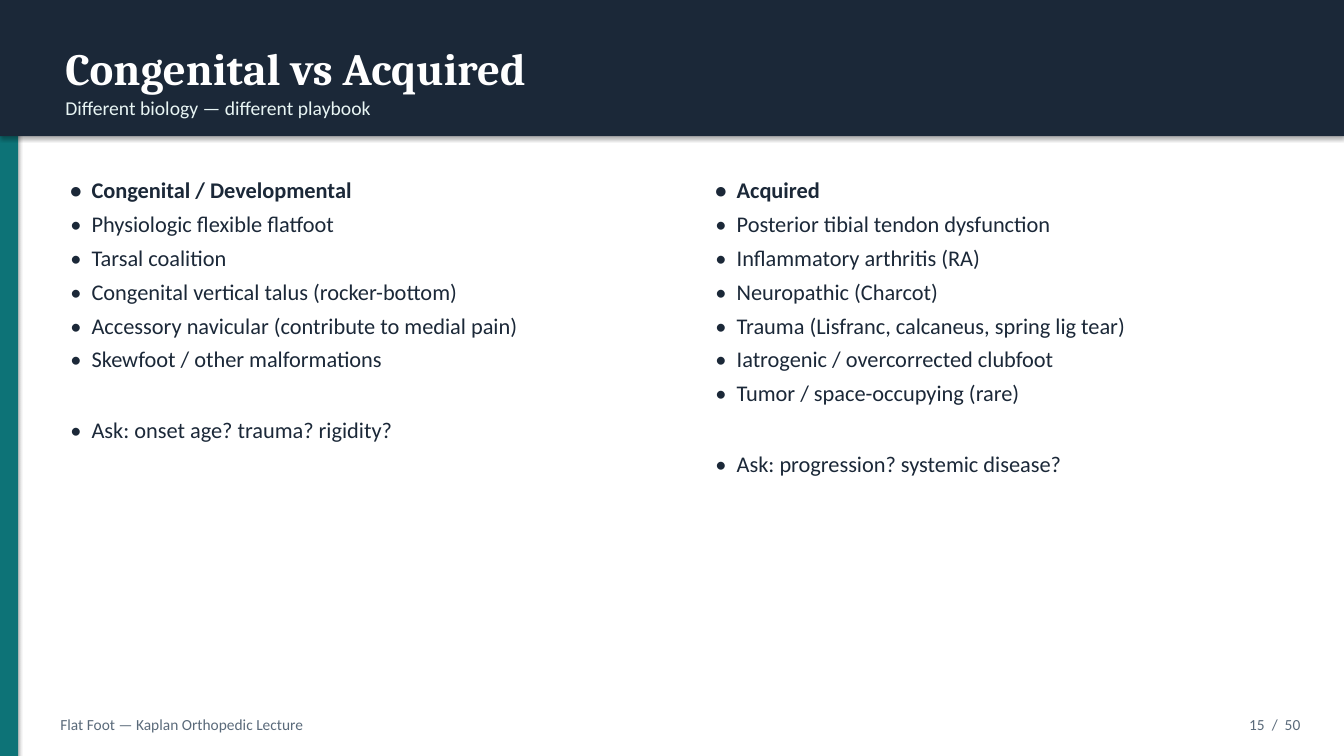
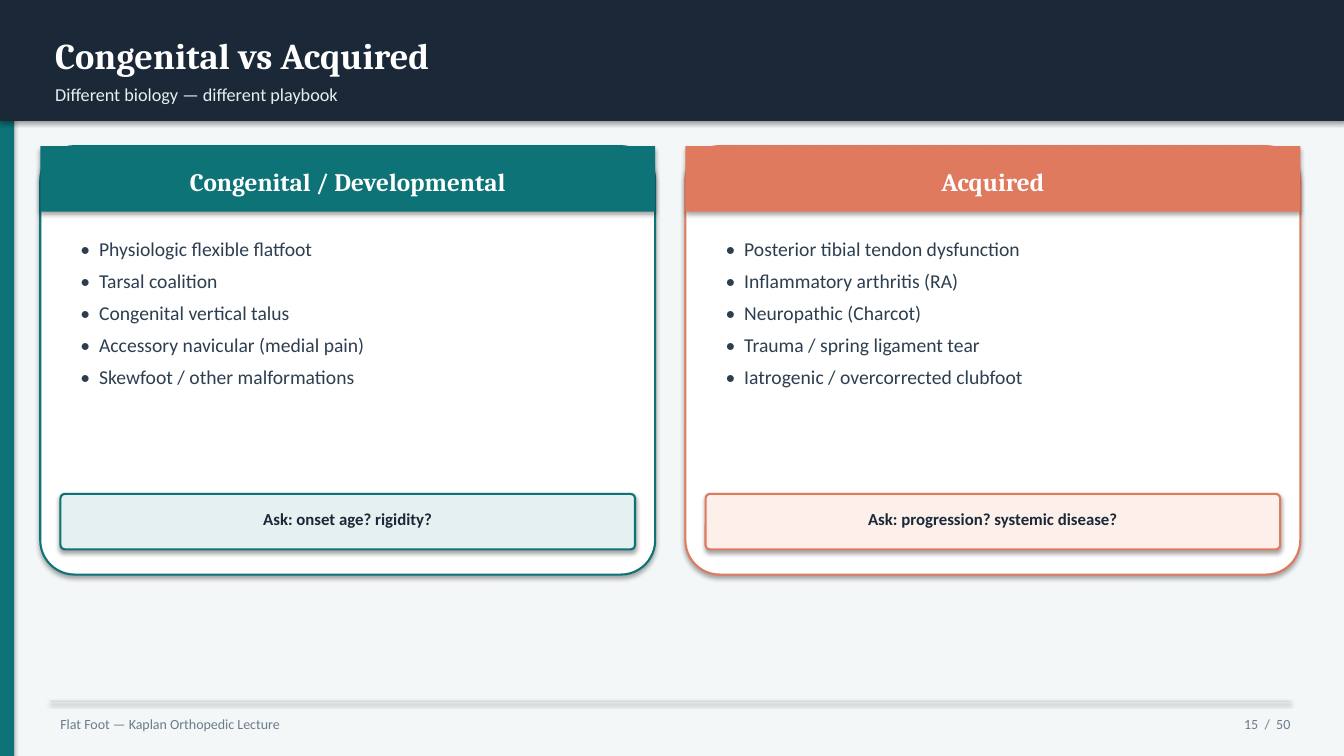
Before and after one commit to AhmedMohsen74/Ahmed-Mohsen-Mohamed, a slide deck: slide 15 of flatfoot-lecture/Flat_Foot_Kaplan_Orthopedic_Lecture.pptx. Drawn at 1344x756 pixels with LibreOffice and Linux fonts; fonts in the diff are those of the drawing. Boxes give left, top, right and bottom in pixels: in the first picture for what was removed or moved away, otherwise in the second. Text is boxed around its words. In the diff, an @@ line names an element or a change of style, - is before the commit and + after.

```diff
--- a/flatfoot-lecture/Flat_Foot_Kaplan_Orthopedic_Lecture.pptx
+++ b/flatfoot-lecture/Flat_Foot_Kaplan_Orthopedic_Lecture.pptx
@@ rectangle: place and size @@
-rectangle at <box>0,0,18,756</box>
+rectangle at <box>0,0,14,756</box>
@@ rectangle: place and size @@
-rectangle at <box>0,0,1344,136</box>
+rectangle at <box>0,0,1344,121</box>
@@ rectangle added at <box>0,0,1344,756</box>, fill #F4F7F8 @@
@@ text "Congenital vs Acquired": place and size @@
-text "Congenital vs Acquired" at <box>65,54,526,95</box>
+text "Congenital vs Acquired" at <box>55,43,430,77</box>
@@ text "Congenital vs Acquired" at <box>55,43,430,77</box>: size 32 to 26 pt @@
@@ text "Different biology — different playbook": place and size @@
-text "Different biology — different playbook" at <box>65,101,371,119</box>
+text "Different biology — different playbook" at <box>55,88,337,104</box>
@@ text "Different biology — different playbook" at <box>55,88,337,104</box>: size 14 to 13 pt, text colour #E8F5F4 to #E4F1F0 @@
@@ rounded rectangle added at <box>40,146,655,575</box>, fill #FFFFFF, outline #0D7377 1.5 pt @@
@@ rectangle added at <box>40,146,655,212</box>, fill #0D7377 @@
@@ rounded rectangle added at <box>686,146,1301,575</box>, fill #FFFFFF, outline #E07A5F 1.5 pt @@
@@ rectangle added at <box>686,146,1301,212</box>, fill #E07A5F @@
@@ text added at <box>190,173,505,197</box>, 18 pt, text #FFFFFF, bold @@
+Congenital / Developmental
@@ text added at <box>941,173,1044,197</box>, 18 pt, text #FFFFFF, bold @@
+Acquired
@@ text at <box>92,182,351,202</box>: paragraph removed @@
-• Congenital / Developmental
@@ text at <box>737,182,820,202</box>: paragraph removed @@
-• Acquired
@@ text "• Physiologic flexible flatfoot": place and size @@
-text "• Physiologic flexible flatfoot" at <box>92,182,517,442</box>
+text "• Physiologic flexible flatfoot" at <box>99,242,364,384</box>
@@ text "• Posterior tibial tendon dysfunction": place and size @@
-text "• Posterior tibial tendon dysfunction" at <box>737,182,1125,476</box>
+text "• Posterior tibial tendon dysfunction" at <box>744,242,1022,388</box>
@@ text at <box>99,242,355,384</box>: size 16 to 14 pt, text colour #1B2838 to #2C3E50 in "• Physiologic flexible flatfoot", "• Tarsal coalition", "• Skewfoot / other malformations"; more space between paragraphs @@
@@ text at <box>744,242,1022,388</box>: size 16 to 14 pt, text colour #1B2838 to #2C3E50 in "• Posterior tibial tendon dysfunction", "• Inflammatory arthritis (RA)", "• Neuropathic (Charcot)", "• Iatrogenic / overcorrected clubfoot"; more space between paragraphs @@
@@ text at <box>99,306,364,355</box>: text changed; size 16 to 14 pt; text colour #1B2838 to #2C3E50 @@
-• Congenital vertical talus (rocker-bottom)
-• Accessory navicular (contribute to medial pain)
+• Congenital vertical talus
+• Accessory navicular (medial pain)
@@ text at <box>744,338,979,356</box>: text changed; size 16 to 14 pt; text colour #1B2838 to #2C3E50 @@
-• Trauma (Lisfranc, calcaneus, spring lig tear)
+• Trauma / spring ligament tear
@@ text at <box>737,385,1061,476</box>: paragraphs removed @@
-• Tumor / space-occupying (rare)
-• Ask: progression? systemic disease?
@@ text at <box>92,422,392,442</box>: paragraph removed @@
-• Ask: onset age? trauma? rigidity?
@@ rounded rectangle added at <box>60,494,635,549</box>, fill #E4F1F0, outline #0D7377 1.5 pt @@
@@ rounded rectangle added at <box>706,494,1280,549</box>, fill #FDF0EB, outline #E07A5F 1.5 pt @@
@@ text added at <box>263,513,432,528</box>, 12 pt, text #1B2838, bold @@
+Ask: onset age? rigidity?
@@ text added at <box>868,513,1117,528</box>, 12 pt, text #1B2838, bold @@
+Ask: progression? systemic disease?
@@ text "Flat Foot — Kaplan Orthopedic ..." at <box>60,719,279,731</box>: size 11 to 10 pt, text colour #5A6A7A to #6B7C8A @@
@@ rectangle added at <box>50,701,1291,702</box>, fill #D0DCE0 @@
@@ text "15 / 50" at <box>1244,720,1290,729</box>: size 11 to 10 pt, text colour #5A6A7A to #6B7C8A @@
```
Also in this commit, not shown: 49 other slides changed, 14 other files.
